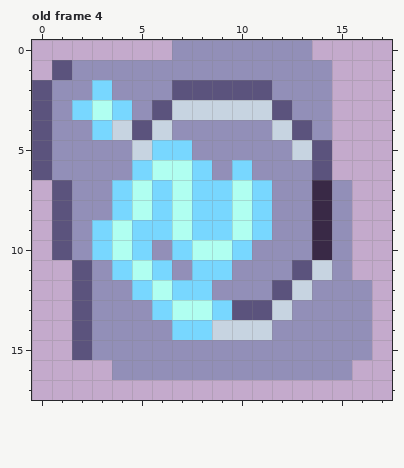
File history of a pixel-art file, docs/assets/runeClear.ase. The picture above is the old version.
18x18 pixels, 4 frames. Shown: old frame 4. The commit also changed other frames, which this record leaves out.
After:
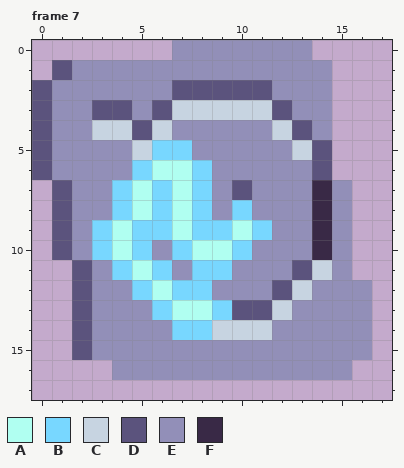
Palette (. is transparent): A #b0fff1  B #78d7ff  C #c7d4e1  D #5b537d  E #928fb8  F #392946
A new or re-ordered frame is compared with the old frame closest to it.
From the commit log: upgraded animation
What changed:
{"change": "frames 4 -> 8"}
{"where": "frame 7 is new; against old frame 4, layer \"Layer 2\""}
{"frame":7,"y":2,"x":3,"old":"B","new":"E"}
{"frame":7,"y":3,"x":2,"old":"BAB","new":"EDD"}
{"frame":7,"y":4,"x":3,"old":"B","new":"C"}
{"frame":7,"y":6,"x":10,"old":"B","new":"E"}
{"frame":7,"y":7,"x":9,"old":"BAB","new":"EDE"}
{"frame":7,"y":8,"x":9,"old":"BAB","new":"EBE"}
